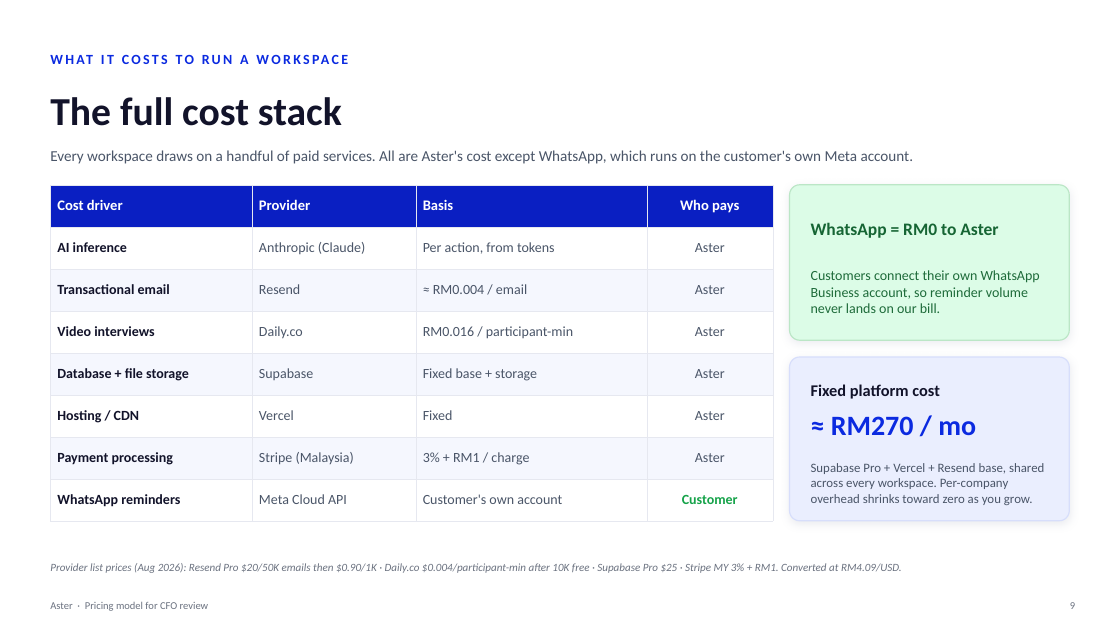
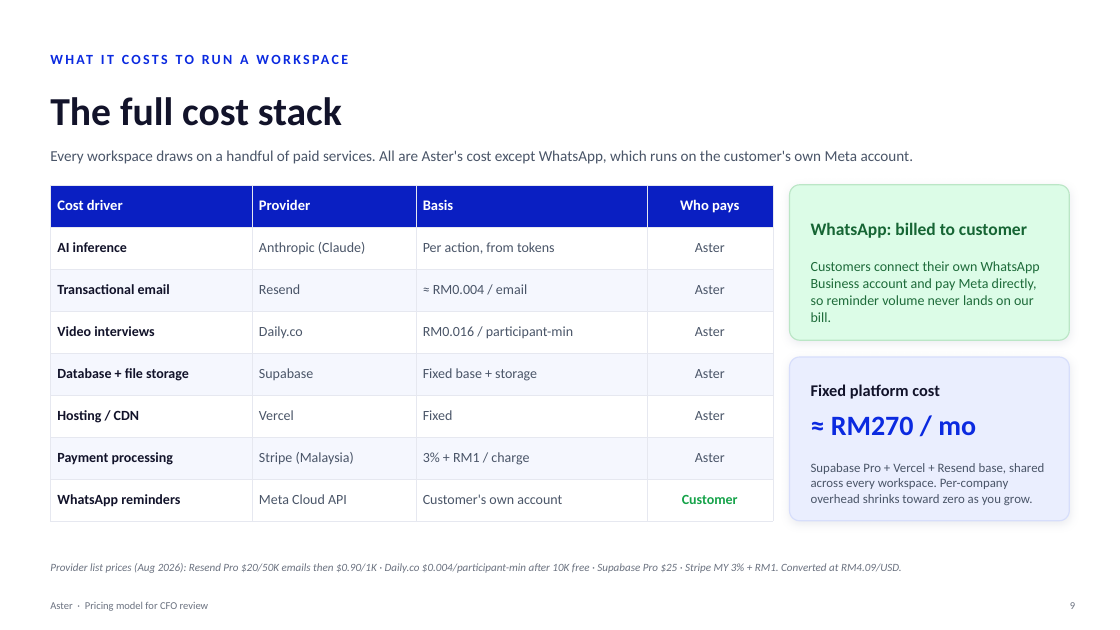
Before and after one commit to shahramly83/aster, a slide deck: slide 9 of docs/aster-pricing-cfo.pptx. Drawn at 1120x630 pixels with LibreOffice and Linux fonts; fonts in the diff are those of the drawing. Boxes give left, top, right and bottom in pixels: in the first picture for what was removed or moved away, otherwise in the second. Text is boxed around its words. In the diff, an @@ line names an element or a change of style, - is before the commit and + after.

```diff
--- a/docs/aster-pricing-cfo.pptx
+++ b/docs/aster-pricing-cfo.pptx
@@ text at [811,222,1027,238]: text changed @@
-WhatsApp = RM0 to Aster
+WhatsApp: billed to customer
@@ text at [811,261,1040,322]: text changed @@
-Customers connect their own WhatsApp Business account, so reminder volume never lands on our bill.
+Customers connect their own WhatsApp Business account and pay Meta directly, so reminder volume never lands on our bill.
```
Also in this commit, not shown: 1 other slide changed.
